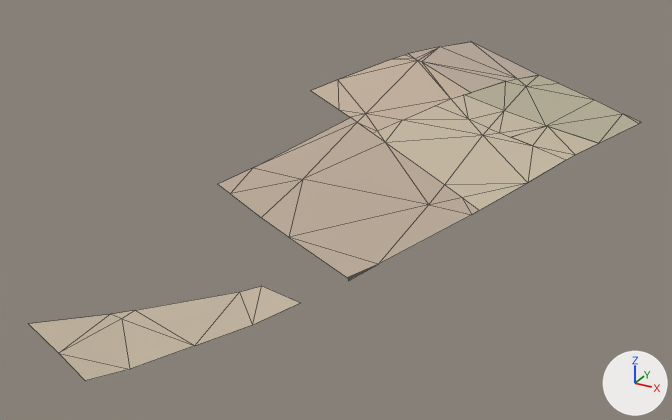
Renders of the glTF model assets/malta/countryside/farm_0_1_soil.glb from each side of a commit.
The view is the same before and after, from a 50 mm lens placed at (261.0, -734.0, 265.0), pointed at (30.0, -314.0, 55.0). Arrows for +X, +Y and +Z are at lower right; the lights stay in place. The picture after the commit comes second. Mesh edges are drawn as thin lines. Vertices at exactly the same position are counted once.

Objects in the first picture: 'geometry_0'.
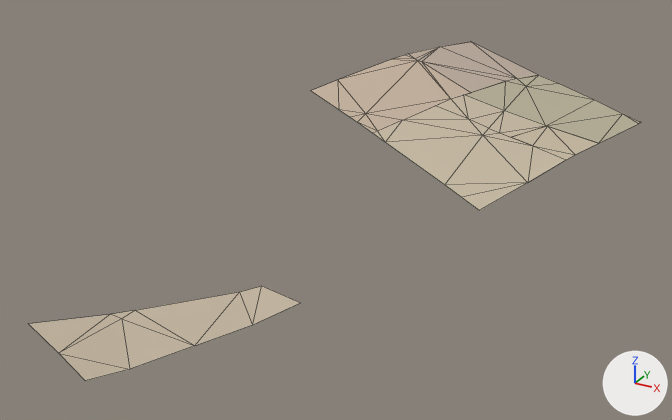
The edits, one by one:
me_geometry_0 is used by ob_geometry_0; location (0.0, 0.0, 0.0).
me_geometry_0 had 82 vertices, 102 faces and spanned x -52.0..161.0, y -507.0..-74.0, z 48.0..99.0.
me_geometry_0 now has 63 vertices, 78 faces and spans x -52.0..161.0, y -507.0..-74.0, z 48.0..99.0.
Part 1, on me_geometry_0:
19 vertices are removed from x -43.0..105.0, y -379.0..-227.0, z 52.0..79.0.
26 faces are deleted.
2 new faces join them.

Boxes (x1, y1, x2, y2) around the edits, measured in the pictures (672 x 420 px):
part 1 of me_geometry_0, cut back: before (218, 110, 479, 280); after (340, 110, 365, 122)
